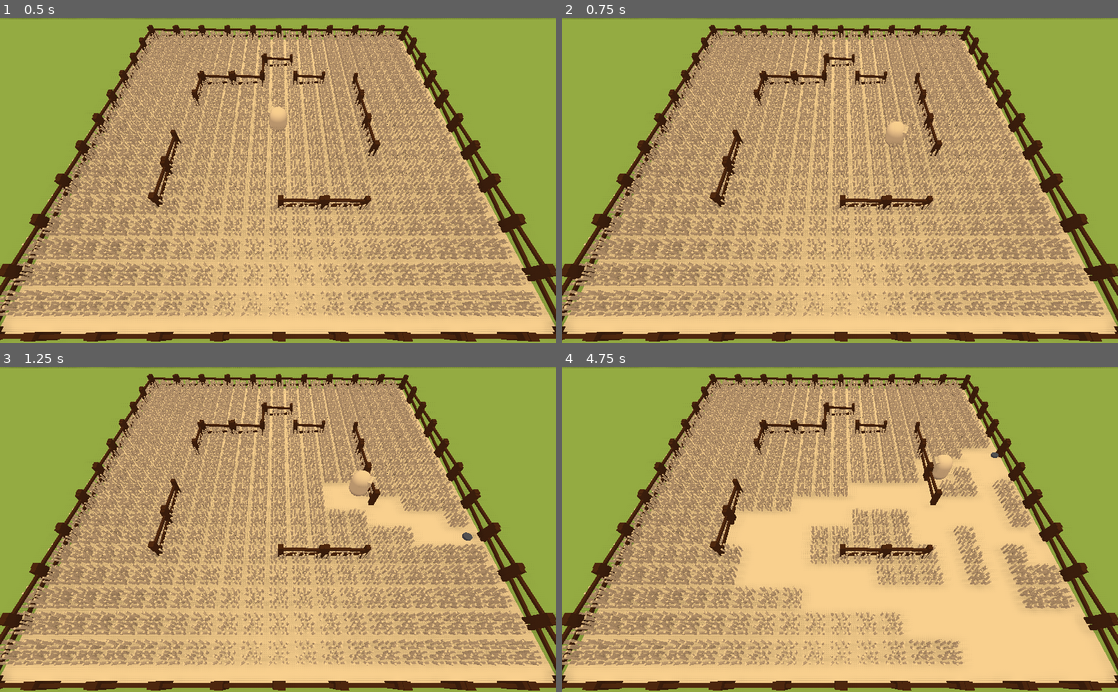
Above: before the commit, frames 1-4 (two rows, left to right).
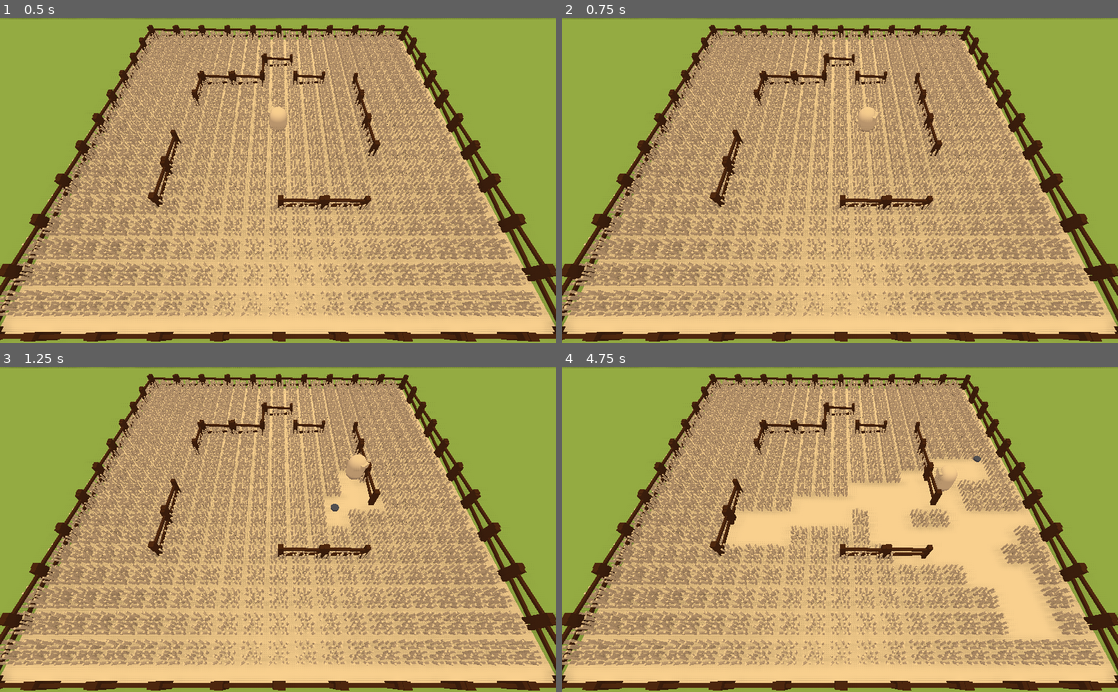
Above: after the commit, the same moments.

Repository: BoringStudio/ldjam52
Game: Godot game, scene res://game.tscn
Two runs of this game, one before a commit and one after it. Both use one fixed random seed, a clock stepped at 60 frames per second and the inputs below. Sound files missing from this copy of the repository are replaced by a short silence.
Inputs (mouse positions are in pixels of both pictures, inside the frame that each line leads up to):
- Up to frame 1 (0.5 s): no input
- Up to frame 2 (0.75 s): tap Enter at 0.5 s; move the mouse to (962, 164) at 0.52 s; hold Right (move_right) from 0.53 s (still down); hold Space (dash) from 0.53 s (still down)
- Up to frame 3 (1.25 s): keep holding Right (move_right); keep holding Space (dash); click (400, 513) at 0.8 s
- Up to frame 4 (4.75 s): move the mouse to (728, 545) at 1.27 s; release Right (move_right) at 1.28 s; release Space (dash) at 1.28 s; hold S (move_back) 1.28-2.03 s; click (728, 545) at 1.35 s; tap Space (dash) at 1.55, 3.05, 4.55 s; move the mouse to (895, 458) at 2.02 s; hold Right (move_right) 2.03-2.78 s; hold Space (dash) 2.03-2.78 s; click (895, 458) at 2.3 s; move the mouse to (812, 594) at 2.77 s; hold W (move_forward) 2.78-3.53 s; click (812, 594) at 2.85 s; move the mouse to (1006, 578) at 3.52 s; hold Space (dash) 3.53-4.28 s; hold Left (move_left) from 3.53 s (still down); click (1006, 578) at 3.8 s; move the mouse to (673, 480) at 4.27 s; click (673, 480) at 4.35 s

Frame 1 is identical in both runs. In frame 2, 0.3% of the frame differs, in the area x 51-63%, y 25-41%; in frame 3, 1.9%; in frame 4, 10%, in the area x 30-98%, y 21-93%.

Commit message:
Sync actions with sound

Diff:
--- a/game.gd
+++ b/game.gd
@@ -1,12 +1,19 @@
 extends Spatial
+class_name Game
 
 export(PackedScene) var wheat: PackedScene
 export(int) var width = 20
 export(int) var height = 20
 export(float) var cell_size = 1.0
+export(int) var bpm = 103
+export(int) var max_bit_offset = 0.1
+
+var _start_timestamp: int = 0
+var _start_delay: float = 0
 
 onready var _field = $Field
-
+onready var _music = $AudioStreamPlayer
+onready var _period: float = 60.0 / bpm
 
 func _ready():
 	var top_left = Vector3(-width * cell_size / 2.0, 0, -height * cell_size / 2.0)
@@ -15,3 +22,16 @@
 			var wheat_insance: Spatial = wheat.instance()
 			wheat_insance.transform.origin = top_left + Vector3(col, 0, row) * cell_size
 			_field.add_child(wheat_insance)
+
+	_start_timestamp = Time.get_ticks_msec()
+	_start_delay = AudioServer.get_time_to_next_mix() + AudioServer.get_output_latency()
+	_music.play()
+
+
+func delay_action(shift: float = 0.0, period_div: float = 1.0):
+	var period = _period / period_div
+	var time = (Time.get_ticks_msec() - _start_timestamp) / 1000.0
+	time = max(0, time + shift - _start_delay)
+	var offset_sec = period - fmod(time, period)
+	if offset_sec > max_bit_offset:
+		yield(get_tree().create_timer(offset_sec - max_bit_offset), "timeout")
--- a/game.tscn
+++ b/game.tscn
@@ -4,7 +4,7 @@
 [ext_resource path="res://prefabs/player/player.tscn" type="PackedScene" id=2]
 [ext_resource path="res://prefabs/wheat/wheat.tscn" type="PackedScene" id=3]
 [ext_resource path="res://prefabs/fence/fence.tscn" type="PackedScene" id=4]
-[ext_resource path="res://audio/103bpm.mp3" type="AudioStream" id=5]
+[ext_resource path="res://audio/103bpm_music.mp3" type="AudioStream" id=5]
 
 [sub_resource type="PhysicsMaterial" id=1]
 
@@ -48,6 +48,10 @@
 shadow_enabled = true
 
 [node name="Player" parent="." instance=ExtResource( 2 )]
+movement_speed = 15.0
+dash_speed = 40.0
+dash_duration = 0.15
+dash_interval = 0.1
 camera = NodePath("../Camera")
 
 [node name="Field" type="Spatial" parent="."]
@@ -228,4 +232,3 @@
 
 [node name="AudioStreamPlayer" type="AudioStreamPlayer" parent="."]
 stream = ExtResource( 5 )
-autoplay = true
--- a/prefabs/fence/fence.tscn
+++ b/prefabs/fence/fence.tscn
@@ -4,7 +4,7 @@
 [ext_resource path="res://prefabs/fence/fence.tres" type="Material" id=2]
 
 [sub_resource type="PhysicsMaterial" id=3]
-bounce = 1.0
+bounce = 0.98
 
 [sub_resource type="BoxShape" id=2]
 extents = Vector3( 2, 1.67935, 0.29032 )
@@ -12,6 +12,7 @@
 [sub_resource type="CubeMesh" id=1]
 
 [node name="Fence" type="StaticBody"]
+collision_layer = 3
 physics_material_override = SubResource( 3 )
 script = ExtResource( 1 )
 
--- a/prefabs/player/player.gd
+++ b/prefabs/player/player.gd
@@ -3,7 +3,7 @@
 export(float) var movement_speed: float = 15.0
 export(float) var dash_speed: float = 40.0
 export(float) var dash_duration: float = 0.15
-export(float) var dash_interval: float = 0.3
+export(float) var dash_interval: float = 0.1
 export(float) var sickle_impulse: float = 30.0
 export(NodePath) var camera: NodePath
 export(PackedScene) var sickle: PackedScene
@@ -12,6 +12,8 @@
 var _prev_direction: Vector3
 var _remaining_dash: float = -dash_interval
 var _sickle: RigidBody
+var _jumping: bool = false
+var _throwing: bool = false
 
 onready var _camera: Camera = get_node(camera)
 onready var _socket: Spatial = $Socket
@@ -19,6 +21,8 @@
 
 onready var _sound_throw: AudioStream = preload("../../audio/throw.mp3");
 onready var _sound_dash: AudioStream = preload("../../audio/dash.mp3");
+
+onready var _game: Game = get_tree().get_current_scene()
 
 func _ready():
 	_update_view_target(get_viewport().get_mouse_position())
@@ -28,16 +32,34 @@
 	if event is InputEventMouseMotion:
 		_update_view_target(event.position)
 	elif event.is_action_pressed("dash"):
+		if _jumping:
+			return
+
 		if _remaining_dash <= -dash_interval:
+			_jumping = true
+
+			var action = _game.delay_action(0.1)
+			if action is GDScriptFunctionState:
+				yield(action, "completed")
+
 			_play_sound(_sound_dash)
 			_remaining_dash = dash_duration
 			if is_zero_approx(_prev_direction.length_squared()):
 				_prev_direction = (_view_target - self.transform.origin).normalized()
 			else:
 				_prev_direction = _prev_direction.normalized()
+			_jumping = false
 	elif event.is_action_pressed("throw"):
+		if _throwing:
+			return
+		_throwing = true
+
 		if _sickle != null:
 			_sickle.queue_free()
+
+		var action = _game.delay_action()
+		if action is GDScriptFunctionState:
+			yield(action, "completed")
 
 		_play_sound(_sound_throw)
 
@@ -47,6 +69,7 @@
 
 		var impulse_direction = (_view_target - self.transform.origin).normalized()
 		_sickle.apply_impulse(Vector3.ZERO, impulse_direction.normalized() * sickle_impulse)
+		_throwing = false
 
 
 func _process(_delta):
--- a/prefabs/sickle/sickle.gd
+++ b/prefabs/sickle/sickle.gd
@@ -1,11 +1,28 @@
 extends RigidBody
 
-func _ready():
-	pass
+var _colliding = false
+var _last: Node
+
+onready var _game: Game = get_tree().get_current_scene()
 
 
 func _on_body_entered(body):
-	print("ASDASD")
+	if _colliding:
+		return
+
 	if body is Obstacle:
+		if body == _last:
+			return
+		_last = body
+		_colliding = true
+
+		var action = _game.delay_action(0.0, 2.0)
+		if action is GDScriptFunctionState:
+			var velocity = self.linear_velocity
+			self.linear_velocity = Vector3.ZERO
+			yield(action, "completed")
+			self.linear_velocity = velocity
+
 		body.play_sound()
-		print("ASDASD")
+
+		_colliding = false
--- a/prefabs/sickle/sickle.tscn
+++ b/prefabs/sickle/sickle.tscn
@@ -14,6 +14,8 @@
 
 [node name="Sickle" type="RigidBody"]
 collision_layer = 3
+contacts_reported = 2
+contact_monitor = true
 axis_lock_angular_x = true
 axis_lock_angular_z = true
 script = ExtResource( 2 )
@@ -25,9 +27,4 @@
 mesh = SubResource( 2 )
 material/0 = ExtResource( 1 )
 
-[node name="Area" type="Area" parent="."]
-
-[node name="CollisionShape" type="CollisionShape" parent="Area"]
-shape = SubResource( 1 )
-
-[connection signal="body_entered" from="Area" to="." method="_on_body_entered"]
+[connection signal="body_entered" from="." to="." method="_on_body_entered"]
--- a/project.godot
+++ b/project.godot
@@ -9,12 +9,18 @@
 config_version=4
 
 _global_script_classes=[ {
+"base": "Spatial",
+"class": "Game",
+"language": "GDScript",
+"path": "res://game.gd"
+}, {
 "base": "StaticBody",
 "class": "Obstacle",
 "language": "GDScript",
 "path": "res://shared/obstacle.gd"
 } ]
 _global_script_class_icons={
+"Game": "",
 "Obstacle": ""
 }
 
--- a/shared/obstacle_type.gd
+++ b/shared/obstacle_type.gd
@@ -6,14 +6,14 @@
 }
 
 static func get_sound(item: int):
-    match item:
-        0:
-            return load("res://audio/hit_player.mp3")
-        1:
-            return load("res://audio/hit_wood.mp3")
-        2:
-            return load("res://audio/hit_wall.mp3")
-        3:
-            return load("res://audio/hit_metal.mp3")
-        _:
-            return null
+	match item:
+		0:
+			return load("res://audio/hit_player.mp3")
+		1:
+			return load("res://audio/hit_wood.mp3")
+		2:
+			return load("res://audio/hit_wall.mp3")
+		3:
+			return load("res://audio/hit_metal.mp3")
+		_:
+			return null
Not shown, added: audio/103bpm_music.mp3.import
Not shown, added: audio/103bpm_music.mp3
